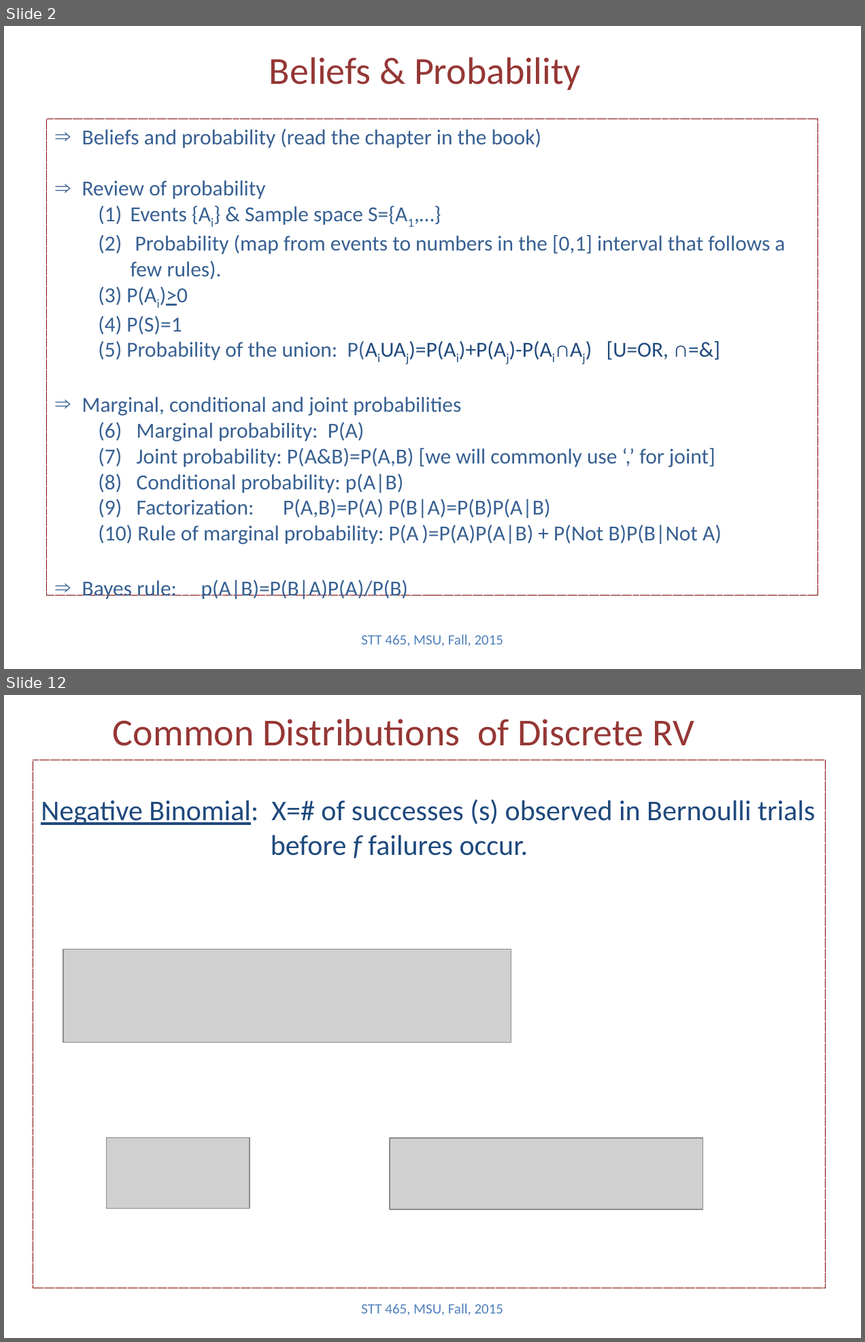
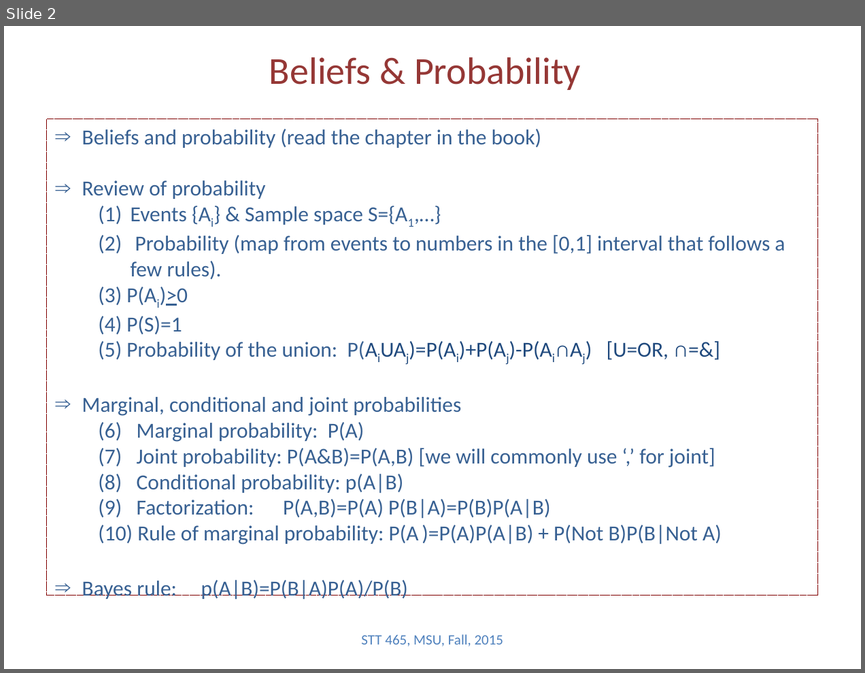
Before and after one commit to Boukos/STT465, a slide deck: STT465_2.pptx. Shown one above the other, each under a label of ours: slides 2 and 12 before the commit, slide 2 after it; the slides between them are not shown. The pictures are 865x1342 and 865x673 pixels, drawn with LibreOffice and Linux fonts; fonts in the diff are those of the drawing; grey boxes stand for pictures. Boxes give left, top, right and bottom in pixels: in the first picture for what was removed or moved away, otherwise in the second. Text is boxed around its words. In the diff, an @@ line names an element or a change of style, - is before the commit and + after.

```diff
--- a/STT465_2.pptx
+++ b/STT465_2.pptx
@@ slide 12 removed at (4,695,861,1338), background #FFFFFF @@
@@ title removed at (113,719,694,746) @@
-Common Distributions of Discrete RV
@@ rectangle removed at (33,760,825,1288) @@
@@ text removed at (41,799,815,858) @@
-Negative Binomial: X=# of successes (s) observed in Bernoulli trials
-before f failures occur.
@@ picture removed at (63,949,511,1042) @@
@@ picture removed at (107,1137,250,1207) @@
@@ picture removed at (390,1138,703,1209) @@
@@ text removed at (361,1303,504,1315) @@
-STT 465, MSU, Fall, 2015
```
Also in this commit, not shown: 7 slides changed, 1 slide added, 3 other slides removed, 2 other files.
